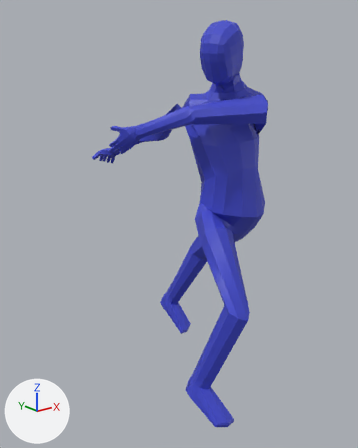
The FBX model DirectX/Resources/Fbx/player/player.fbx, before and after one commit.
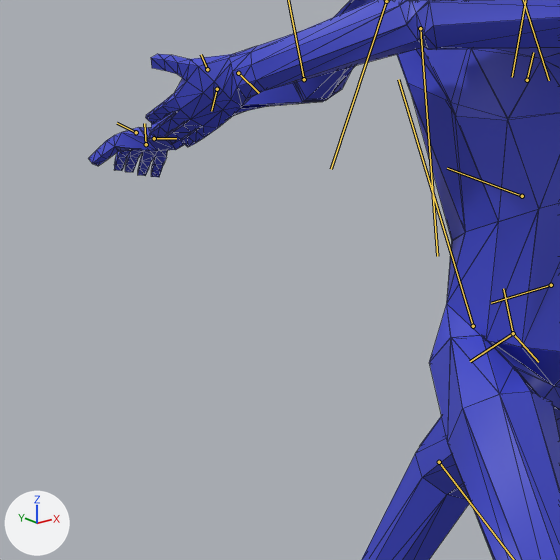
Old and new are each drawn whole from a 50 mm camera at (-1.698, -1.729, 1.407) aimed at (-0.178, 0.17, 0.647) and again close up on the part from 18% to 65% of the width and 24% to 62% of the height. Arrows for +X, +Y and +Z are at lower left; the lights stay in place. Both versions are drawn at frame 17 of the action 'Hatk3'; the numbers are the values there. The bones that bend it are drawn over the model as lines in the close-ups. The close-ups show mesh edges as thin lines.

Names of what the first close-up shows: 'BaseHuman'.
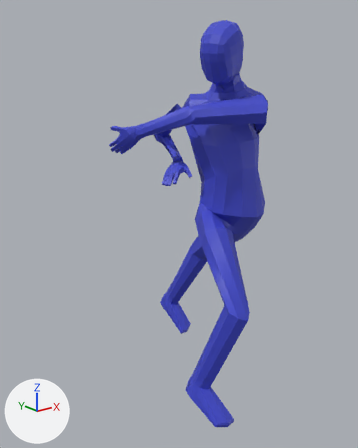
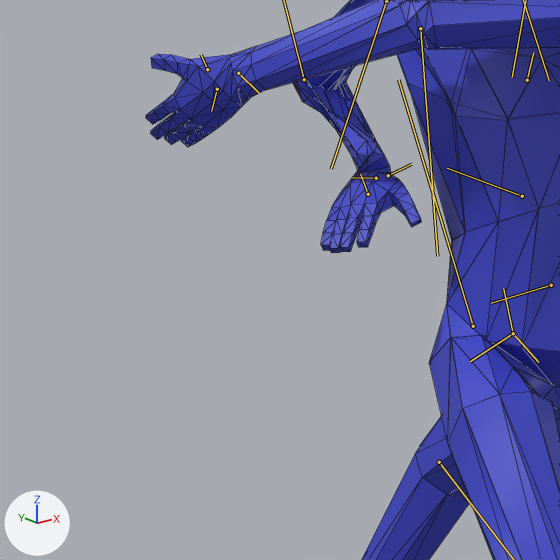
What the commit changed:
Bone 'forearm.R' (bone_forearm_r) turns from (22, 45, 153) to (-142, 6, -59) degrees about its own x, y and z.

Boxes (x1, y1, x2, y2) around the edits, measured in the close-ups (560 x 560 px):
'BaseHuman', posed
    before: (88, 0, 560, 560)
    after: (146, 0, 560, 560)
